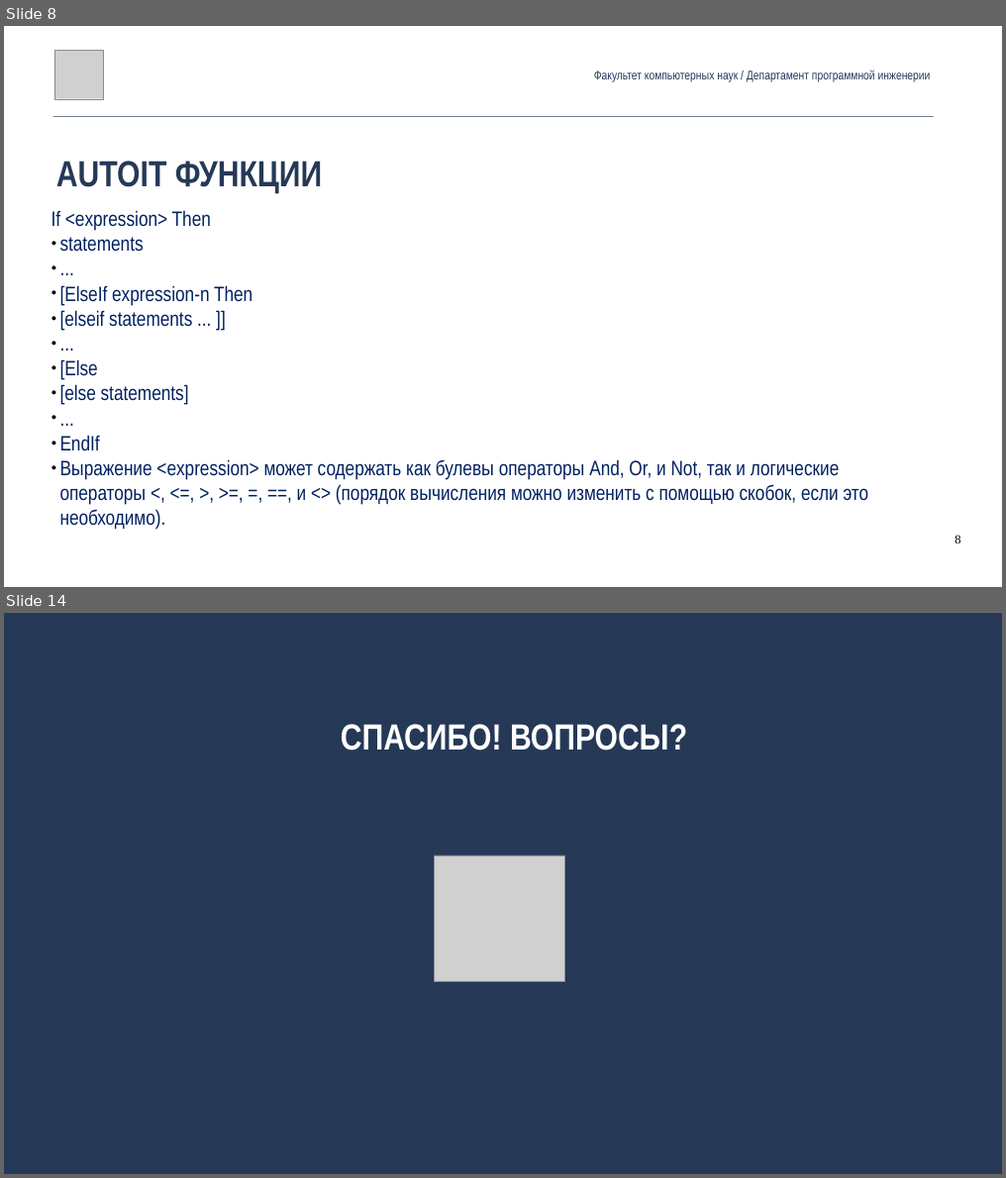
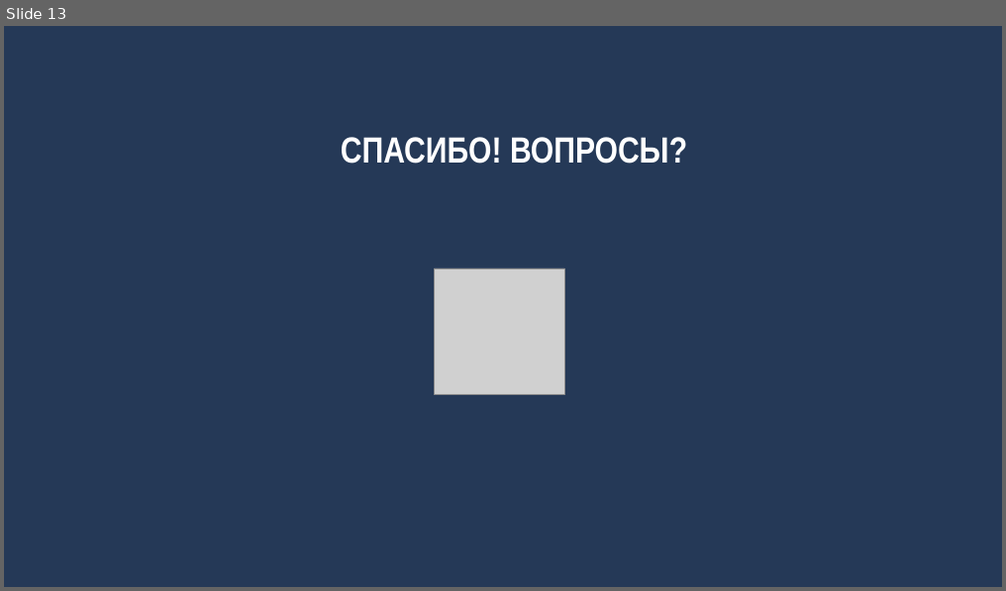
Before and after one commit to andrewt0301/qa-testing-course, a slide deck: seminars/seminar09/Seminar09.pptx. Shown one above the other, each under a label of ours: slides 8 and 14 before the commit, slide 13 after it; the slides between them are not shown. The pictures are 1006x1178 and 1006x591 pixels, drawn with LibreOffice and Linux fonts; fonts in the diff are those of the drawing; grey boxes stand for pictures. Boxes give left, top, right and bottom in pixels: in the first picture for what was removed or moved away, otherwise in the second. Text is boxed around its words. In the diff, an @@ line names an element or a change of style, - is before the commit and + after.

```diff
--- a/seminars/seminar09/Seminar09.pptx
+++ b/seminars/seminar09/Seminar09.pptx
@@ slide 8 removed at [4,26,1002,587], background #FFFFFF @@
@@ picture removed at [54,50,103,99] @@
@@ text removed at [594,70,931,82] @@
-Факультет компьютерных наук / Департамент программной инженерии
@@ line removed from (54, 116) to (933, 116) @@
@@ text removed at [56,161,322,194] @@
-AUTOIT ФУНКЦИИ
@@ text removed at [52,210,869,530] @@
-If <expression> Then
-● statements
-● ...
-● [ElseIf expression-n Then
-● [elseif statements ... ]]
-● ...
-● [Else
-● [else statements]
-● ...
-● EndIf
-● Выражение <expression> может содержать как булевы операторы And, Or, и Not, так и логические операторы <, <=, >, >=, =, ==, и <> (порядок вычисления можно изменить с помощью скобок, если это необходимо).
@@ page number removed at [954,535,960,544] @@
-8
@@ what was slide 14 is now slide 13 @@
```
Also in this commit, not shown: 7 slides changed, 5 slides added, 5 other slides removed, 1 other file.
